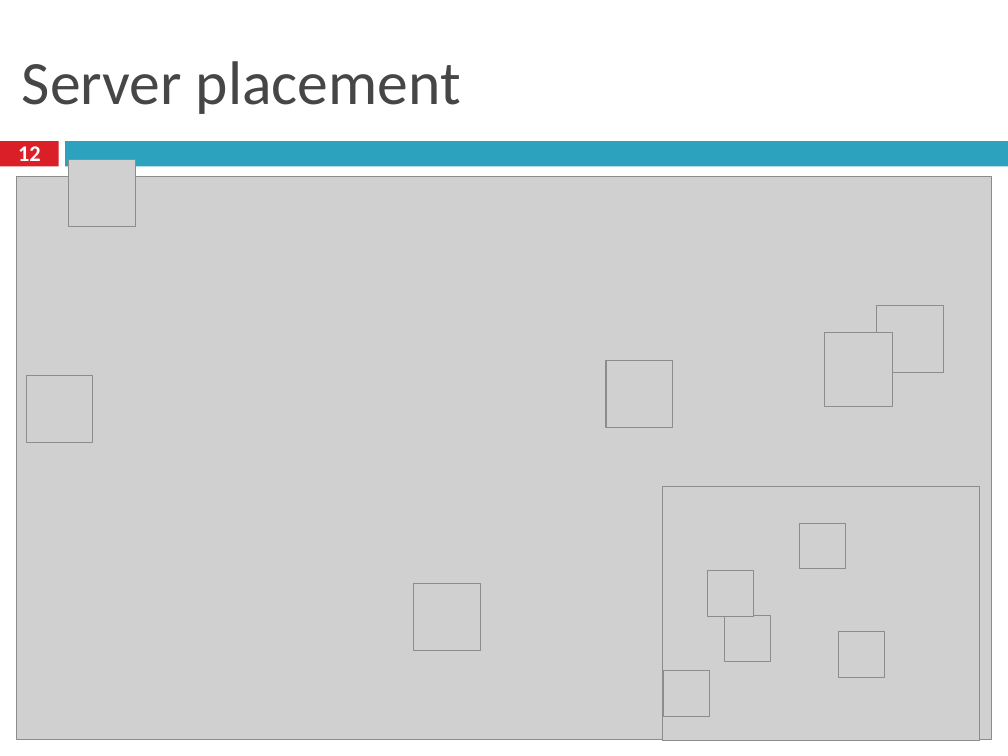
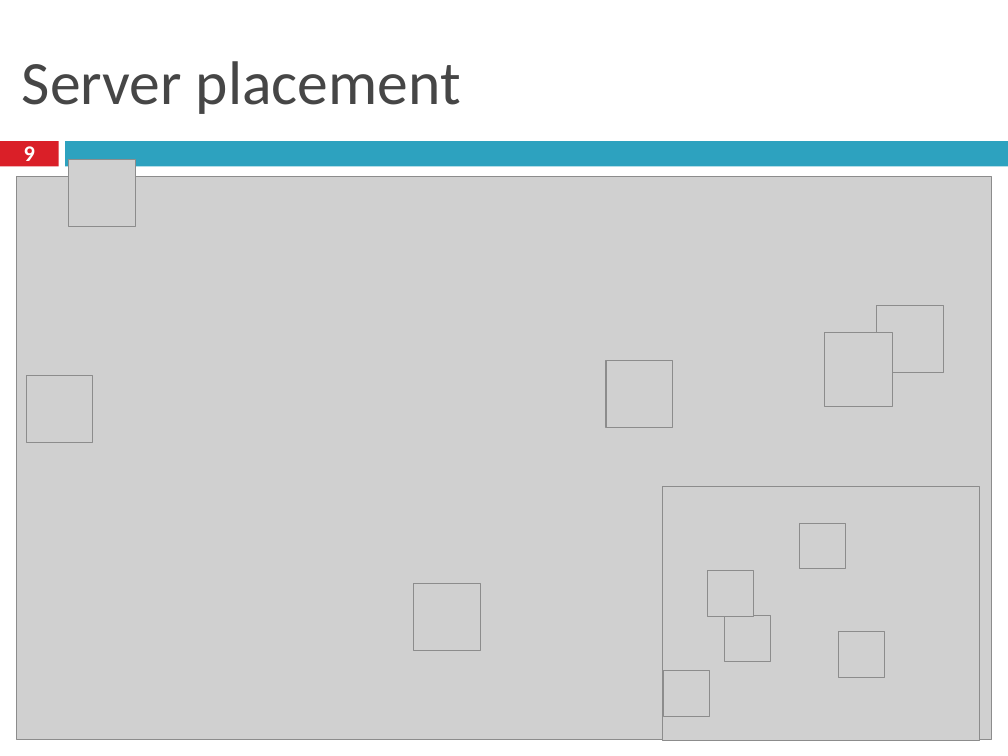
Before and after one commit to taejoong/taejoong.github.io, a slide deck: slide 9 of courses/csci-351/handouts/16-CDN.pptx (slide 12 before the commit). Drawn at 1008x756 pixels with LibreOffice and Linux fonts; fonts in the diff are those of the drawing; grey boxes stand for pictures. Boxes give left, top, right and bottom in pixels: in the first picture for what was removed or moved away, otherwise in the second. Text is boxed around its words. In the diff, an @@ line names an element or a change of style, - is before the commit and + after.

```diff
--- a/courses/csci-351/handouts/16-CDN.pptx
+++ b/courses/csci-351/handouts/16-CDN.pptx
@@ page number removed at (18,146,41,167) @@
-12
@@ page number added at (24,146,35,167), 16 pt, text #FFFFFF, bold @@
+9
```
Also in this commit, not shown: 2 other slides changed, 8 slides removed, 25 other files.
